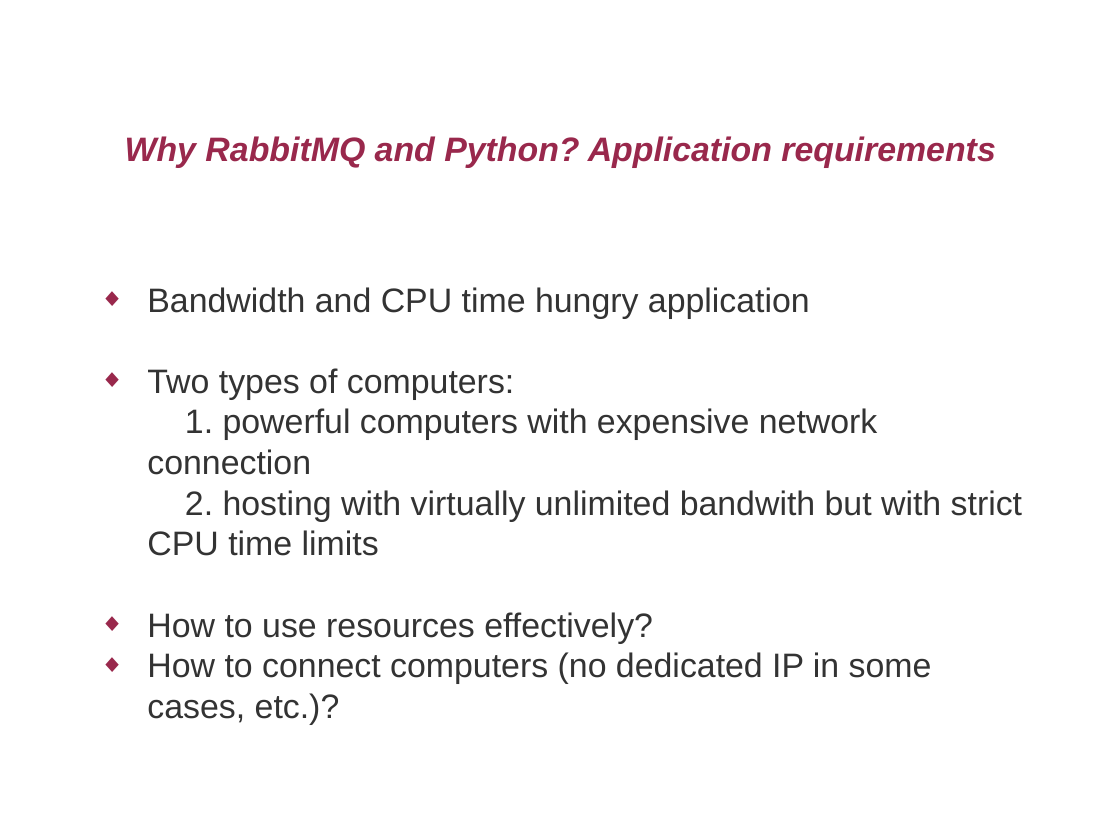
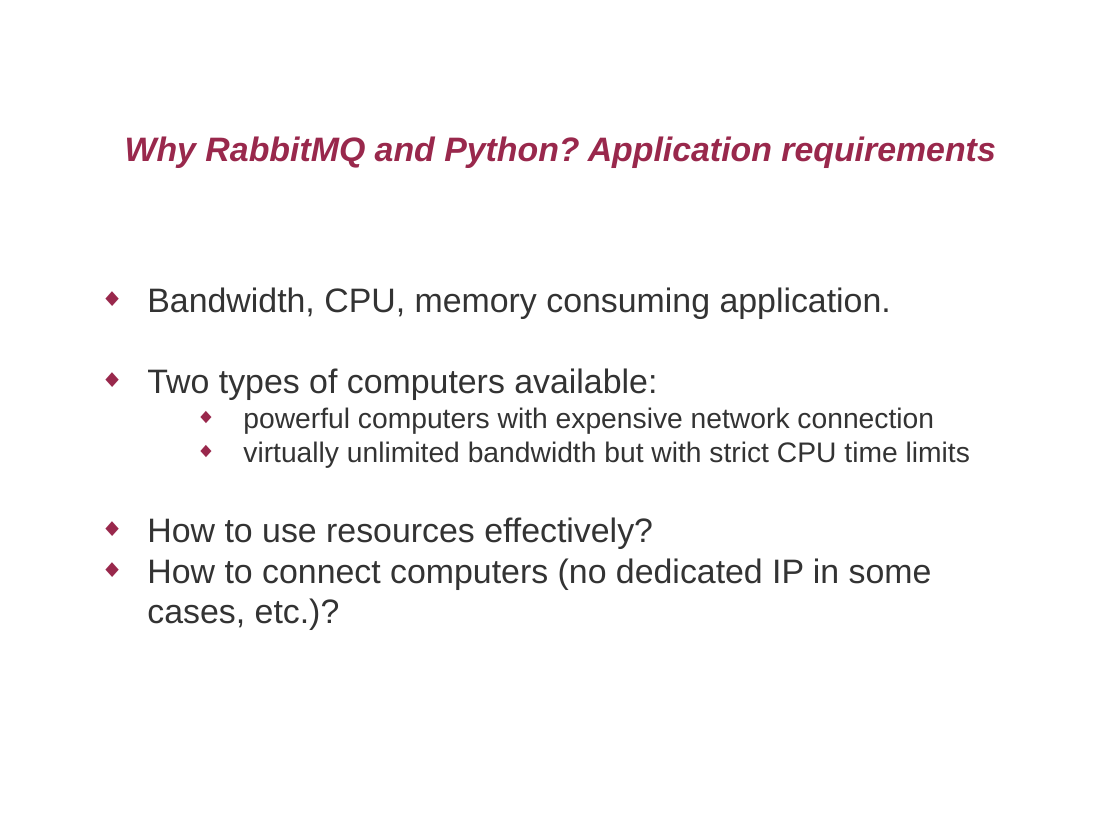
Before and after one commit to AlexanderAA/nzpug, a slide deck: slide 2 of jul2011/slides/slides.odp. Drawn at 1120x840 pixels with LibreOffice and Linux fonts; fonts in the diff are those of the drawing; background and template pictures are left out. Boxes give left, top, right and bottom in pixels: in the first picture for what was removed or moved away, otherwise in the second. Text is boxed around its words. In the diff, an @@ line names an element or a change of style, - is before the commit and + after.

```diff
--- a/jul2011/slides/slides.odp
+++ b/jul2011/slides/slides.odp
@@ text at [147,287,970,468]: text changed; size 24 to 20 pt @@
-◆ Bandwidth and CPU time hungry application
-◆ Two types of computers:
-1. powerful computers with expensive network connection
-2. hosting with virtually unlimited bandwith but with strict CPU time limits
+◆ Bandwidth, CPU, memory consuming application.
+◆ Two types of computers available:
+      ◆ powerful computers with expensive network connection
+      ◆ virtually unlimited bandwidth but with strict CPU time limits
```
Also in this commit, not shown: 7 other slides changed, 2 other files.
